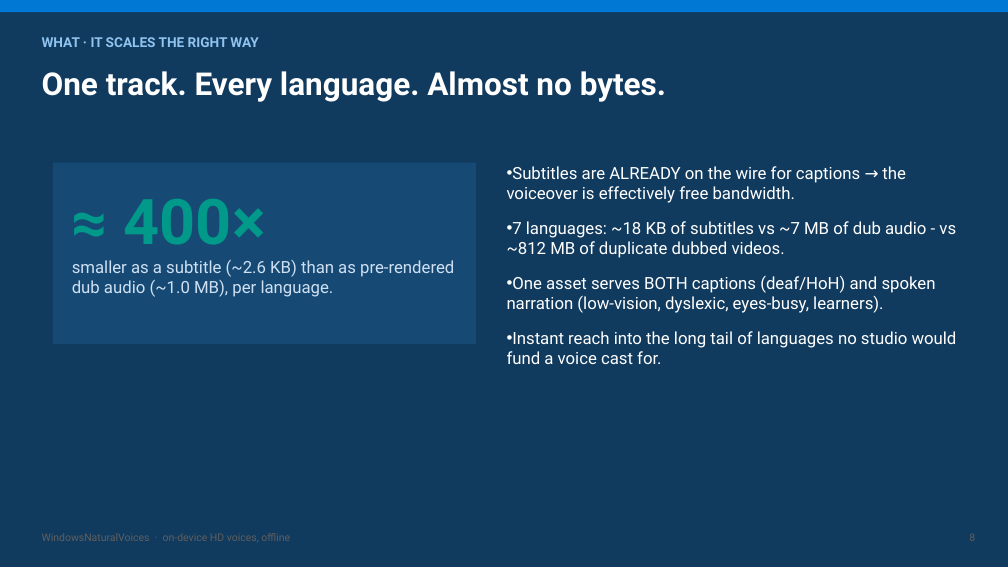
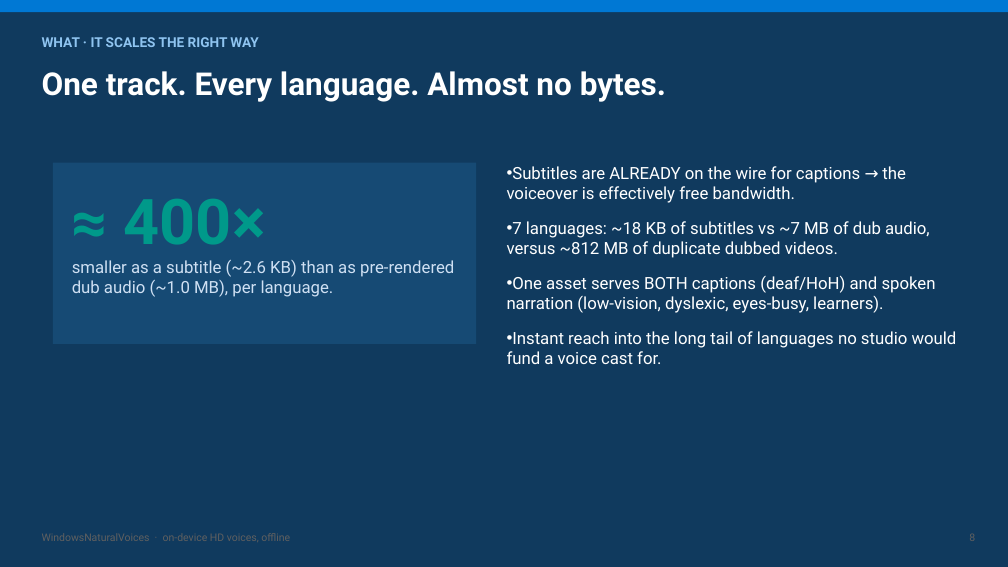
Before and after one commit to aclinick/claros, a slide deck: slide 8 of docs/pitch/live-voiceover.pptx. Drawn at 1008x567 pixels with LibreOffice and Linux fonts; fonts in the diff are those of the drawing. Boxes give left, top, right and bottom in pixels: in the first picture for what was removed or moved away, otherwise in the second. Text is boxed around its words. In the diff, an @@ line names an element or a change of style, - is before the commit and + after.

```diff
--- a/docs/pitch/live-voiceover.pptx
+++ b/docs/pitch/live-voiceover.pptx
@@ text at [507,221,930,258]: text changed @@
-• 7 languages: ~18 KB of subtitles vs ~7 MB of dub audio - vs ~812 MB of duplicate dubbed videos.
+• 7 languages: ~18 KB of subtitles vs ~7 MB of dub audio, versus ~812 MB of duplicate dubbed videos.
```
Also in this commit, not shown: 13 other slides changed, 10 other files.
